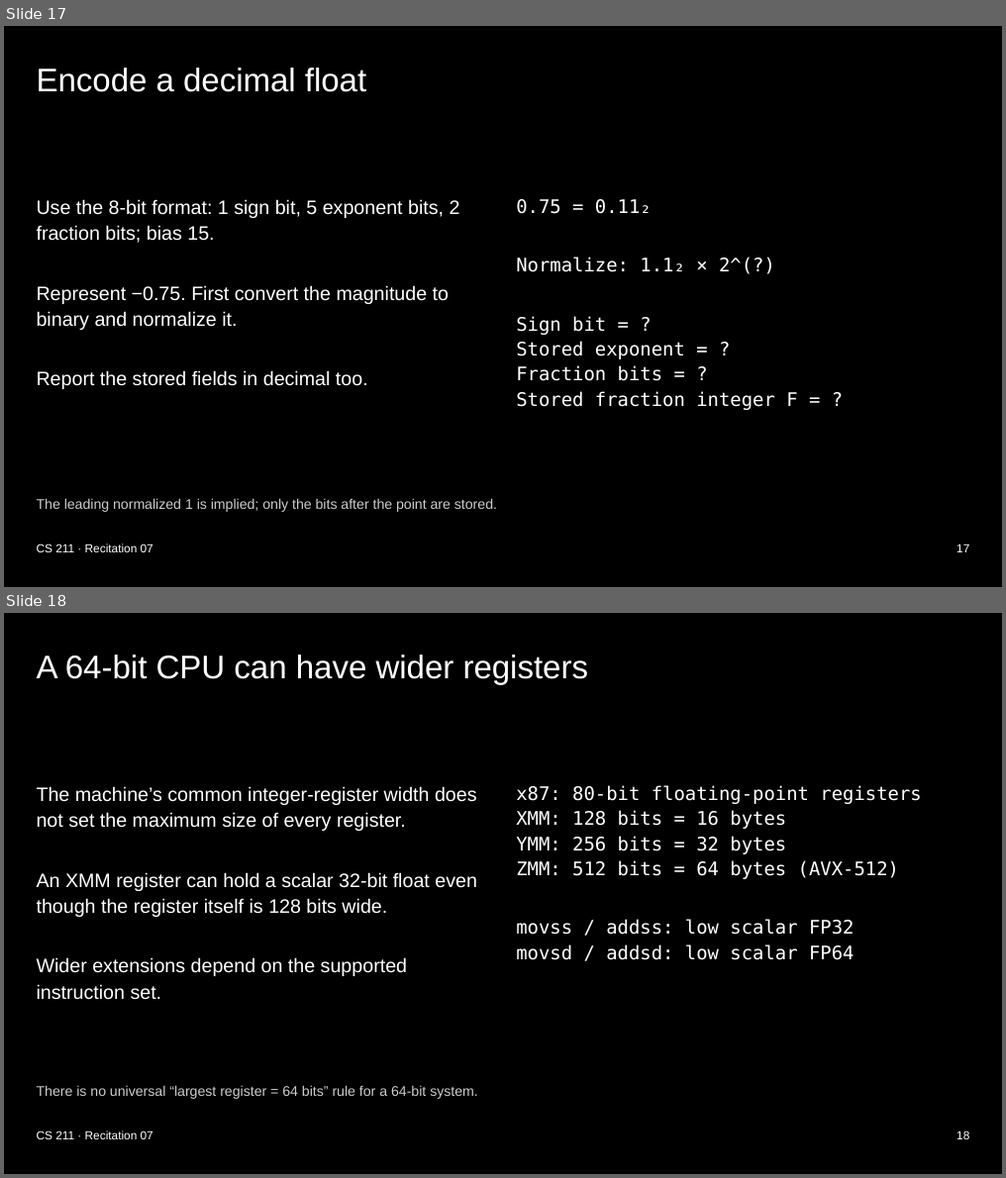
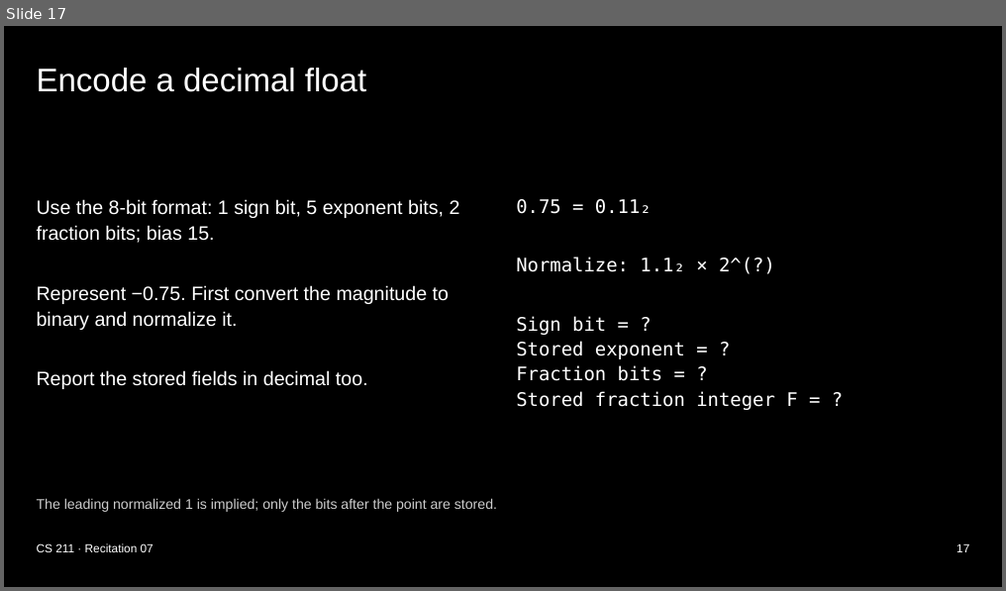
Before and after one commit to xsebby/portfolio, a slide deck: public/presentations/CS211_Recitation_7.pptx. Shown one above the other, each under a label of ours: slides 17 and 18 before the commit, slide 17 after it. The pictures are 1006x1178 and 1006x591 pixels, drawn with LibreOffice and Linux fonts; fonts in the diff are those of the drawing. Boxes give left, top, right and bottom in pixels: in the first picture for what was removed or moved away, otherwise in the second. Text is boxed around its words. In the diff, an @@ line names an element or a change of style, - is before the commit and + after.

Commit message:
Remove wider-register slide from midterm review

```diff
--- a/public/presentations/CS211_Recitation_7.pptx
+++ b/public/presentations/CS211_Recitation_7.pptx
@@ slide 18 removed at <box>4,613,1002,1174</box>, background #000000 @@
@@ title removed at <box>37,655,589,684</box> @@
-A 64-bit CPU can have wider registers
@@ text removed at <box>37,786,477,1000</box> @@
-The machine’s common integer-register width does not set the maximum size of every register.
-An XMM register can hold a scalar 32-bit float even though the register itself is 128 bits wide.
-Wider extensions depend on the supported instruction set.
@@ text removed at <box>516,785,921,960</box> @@
-x87: 80-bit floating-point registers
-XMM: 128 bits = 16 bytes
-YMM: 256 bits = 32 bytes
-ZMM: 512 bits = 64 bytes (AVX-512)
-movss / addss: low scalar FP32
-movsd / addsd: low scalar FP64
@@ text removed at <box>37,1085,478,1099</box> @@
-There is no universal “largest register = 64 bits” rule for a 64-bit system.
@@ text removed at <box>37,1131,153,1140</box> @@
-CS 211 · Recitation 07
@@ text removed at <box>956,1131,969,1140</box> @@
-18
```
Also in this commit, not shown: 5 slides changed, 1 other file.
